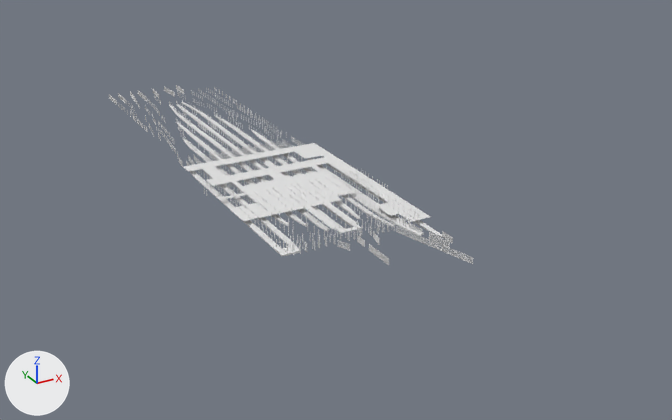
What one commit did to the Blender file PennStation/Main.blend.
One viewpoint serves both versions: a 50 mm camera at (-375.0, -764.0, 344.0) aimed at (98.0, 97.0, -86.0). Lighting does not change. The marker at lower left points along +X, +Y and +Z.
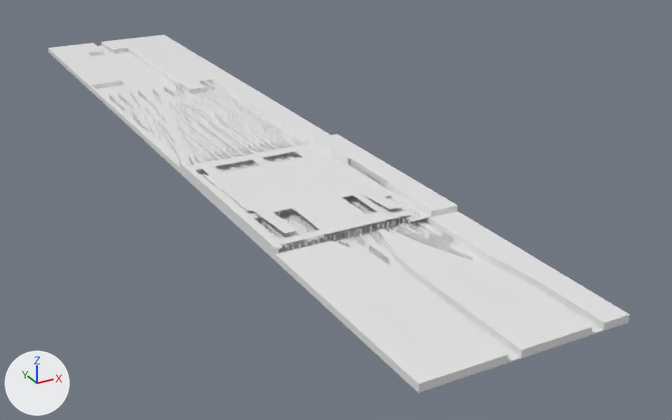
Scene script edits in JSON lines:
```json
{"op": "remove", "block": "ob_cube_001", "code": "ob_cube_001.hide_set(True)"}
{"op": "remove", "block": "ob_cube_002", "code": "ob_cube_002.hide_set(True)"}
{"op": "remove", "block": "ob_cube_003", "code": "ob_cube_003.hide_set(True)"}
{"op": "remove", "block": "ob_cube_004", "code": "ob_cube_004.hide_set(True)"}
{"op": "remove", "block": "ob_cube_006", "code": "ob_cube_006.hide_set(True)"}
{"op": "remove", "block": "ob_cube_378", "code": "ob_cube_378.hide_set(True)"}
{"op": "remove", "block": "ob_cube_376", "code": "ob_cube_376.hide_set(True)"}
{"op": "remove", "block": "ob_cube_379", "code": "ob_cube_379.hide_set(True)"}
{"op": "remove", "block": "ob_cube_380", "code": "ob_cube_380.hide_set(True)"}
{"op": "remove", "block": "ob_cube_1112", "code": "ob_cube_1112.hide_set(True)"}
{"op": "remove", "block": "ob_cube_1113", "code": "ob_cube_1113.hide_set(True)"}
{"op": "remove", "block": "ob_cube_1114", "code": "ob_cube_1114.hide_set(True)"}
{"op": "remove", "block": "ob_cube_1690", "code": "ob_cube_1690.hide_set(True)"}
```

What differs and where, as boxes (x1, y1, x2, y2) in the pictures (672 x 420 px):
```json
{"object": "Cube.380", "change": "shown", "after": [275, 241, 508, 392]}
{"object": "Cube.376", "change": "shown", "after": [378, 229, 592, 357]}
{"object": "Cube.002", "change": "shown", "after": [204, 153, 410, 245]}
{"object": "Cube.001", "change": "shown", "after": [180, 134, 458, 260]}
{"object": "Cube.1114", "change": "shown", "after": [101, 35, 330, 144]}
{"object": "Cube.1690", "change": "shown", "after": [101, 84, 304, 173]}
{"object": "Cube.379", "change": "shown", "after": [428, 211, 630, 330]}
{"object": "Cube.378", "change": "shown", "after": [275, 224, 629, 393]}
{"object": "Cube.1113", "change": "shown", "after": [48, 43, 180, 172]}
{"object": "Cube.1112", "change": "shown", "after": [52, 46, 176, 99]}
{"object": "Cube.003", "change": "shown", "after": [259, 212, 299, 233]}
{"object": "Cube.004", "change": "shown", "after": [361, 191, 403, 209]}
{"object": "Cube.006", "change": "shown", "after": [201, 175, 277, 240]}
{"object": "Cube.005", "change": "unchanged, covered by the edit", "before": [183, 143, 430, 233], "after": [190, 143, 430, 233]}
```
